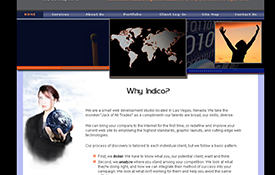
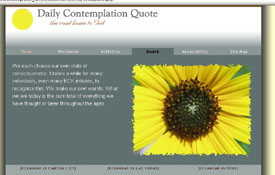
Two versions of the same layered image (275×175). Layer-by-layer changes:
hid "Layer 5" over [0, 0, 275, 175]
added layer "Layer 8" above "Layer 4" over [0, 0, 275, 175]
